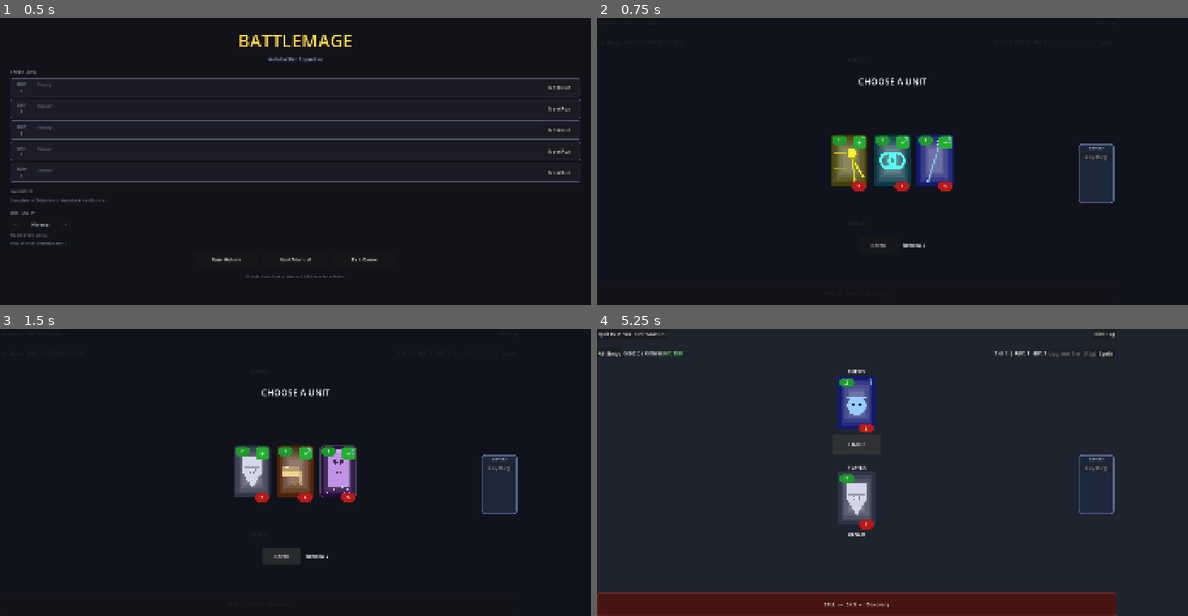
Above: before the commit, frames 1-4 (two rows, left to right).
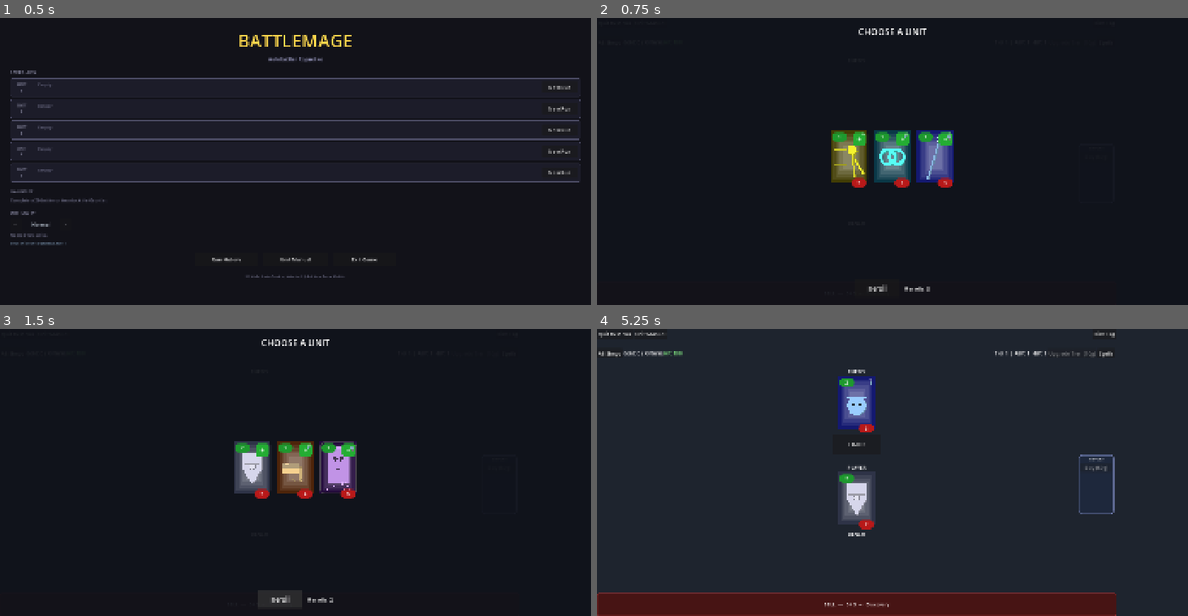
Above: after the commit, the same moments.

Repository: Jonahbyu/Battlemage
Game: Godot game, scene res://scenes/main_menu.tscn
The game is run twice, just before and just after one commit, with the same random seed, the same clock (stepped at 60 frames per second) and the same inputs.
Inputs:
- Up to frame 1 (0.5 s): no input
- Up to frame 2 (0.75 s): click "New Run" at 0.5 s
- Up to frame 3 (1.5 s): click "Reroll" at 1.25 s
- Up to frame 4 (5.25 s): click "Unit Manual" at 2 s; click "Hide Log" at 2.75 s; click "All Shops" at 3.5 s; click "Spells" at 4.25 s; click "+" at 5 s

Frame 1 is identical in both runs. In frame 2, 3.2% of the frame differs, in the area x 39-88%, y 3-96%; in frame 3, 3.5%; in frame 4, less than 0.1%.

Commit message:
Fix unit picker stuck in corner and scale UI for phones
- Discovery screen root had no anchor layout mode, so it collapsed to
  zero size and the cards rendered in the top-left corner with no
  backdrop. Give it a full-rect layout and force it in _ready.
- Cards now wrap in a scrollable HFlowContainer instead of one row, so
  up to 9 cards fit on narrow screens; bigger Reroll button.
- Card picks fire on tap release (not press) so dragging to scroll
  doesn't choose a card.
- Raise discovery overlay above the support slot panel.
- On mobile, pick a design resolution per orientation (720x1280
  portrait, 1280x620 landscape) instead of scaling the 1850x900 desktop
  layout, which rendered text at ~20% size on portrait phones.
- Rebuild docs/index.pck for the web build.

Co-Authored-By: Claude Opus 5.5 <noreply@anthropic.com>
Claude-Session: https://claude.ai/code/session_018Z11VFugXw4xZfCEp3Yp9g

Diff:
--- a/scenes/discovery_screen.tscn
+++ b/scenes/discovery_screen.tscn
@@ -6,54 +6,87 @@
 bg_color = Color(0.06, 0.07, 0.10, 0.93)
 
 [node name="DiscoveryScreen" type="Control"]
+layout_mode = 3
+anchors_preset = 15
 anchor_right = 1.0
 anchor_bottom = 1.0
+grow_horizontal = 2
+grow_vertical = 2
 visible = false
 z_index = 25
 script = ExtResource("1")
 
 [node name="Backdrop" type="Panel" parent="."]
+layout_mode = 1
+anchors_preset = 15
 anchor_right = 1.0
 anchor_bottom = 1.0
+grow_horizontal = 2
+grow_vertical = 2
 mouse_filter = 0
 theme_override_styles/panel = SubResource("StyleBoxFlat_bg")
 
-[node name="CenterVBox" type="VBoxContainer" parent="."]
-anchor_left = 0.1
-anchor_top = 0.2
-anchor_right = 0.9
-anchor_bottom = 0.82
-theme_override_constants/separation = 24
+[node name="Margin" type="MarginContainer" parent="."]
+layout_mode = 1
+anchors_preset = 15
+anchor_right = 1.0
+anchor_bottom = 1.0
+grow_horizontal = 2
+grow_vertical = 2
+mouse_filter = 2
+theme_override_constants/margin_left = 24
+theme_override_constants/margin_top = 24
+theme_override_constants/margin_right = 24
+theme_override_constants/margin_bottom = 24
+
+[node name="CenterVBox" type="VBoxContainer" parent="Margin"]
+layout_mode = 2
+theme_override_constants/separation = 16
 mouse_filter = 2
 
-[node name="TitleLabel" type="Label" parent="CenterVBox"]
+[node name="TitleLabel" type="Label" parent="Margin/CenterVBox"]
 layout_mode = 2
 text = "CHOOSE A UNIT"
 horizontal_alignment = 1
 theme_override_font_sizes/font_size = 28
 
-[node name="CardsContainer" type="HBoxContainer" parent="CenterVBox"]
+[node name="Scroll" type="ScrollContainer" parent="Margin/CenterVBox"]
+layout_mode = 2
+size_flags_vertical = 3
+horizontal_scroll_mode = 0
+mouse_filter = 1
+
+[node name="CenterBox" type="VBoxContainer" parent="Margin/CenterVBox/Scroll"]
 layout_mode = 2
 size_flags_horizontal = 3
 size_flags_vertical = 3
 alignment = 1
-theme_override_constants/separation = 20
 mouse_filter = 2
 
-[node name="BottomRow" type="HBoxContainer" parent="CenterVBox"]
+[node name="CardsContainer" type="HFlowContainer" parent="Margin/CenterVBox/Scroll/CenterBox"]
+layout_mode = 2
+size_flags_horizontal = 3
+alignment = 1
+theme_override_constants/h_separation = 20
+theme_override_constants/v_separation = 20
+mouse_filter = 2
+
+[node name="BottomRow" type="HBoxContainer" parent="Margin/CenterVBox"]
 layout_mode = 2
 alignment = 1
 theme_override_constants/separation = 16
 mouse_filter = 2
 
-[node name="RerollButton" type="Button" parent="CenterVBox/BottomRow"]
+[node name="RerollButton" type="Button" parent="Margin/CenterVBox/BottomRow"]
 layout_mode = 2
 text = "Reroll"
-custom_minimum_size = Vector2(120, 52)
+custom_minimum_size = Vector2(140, 56)
+theme_override_font_sizes/font_size = 20
 
-[node name="RerollsLabel" type="Label" parent="CenterVBox/BottomRow"]
+[node name="RerollsLabel" type="Label" parent="Margin/CenterVBox/BottomRow"]
 layout_mode = 2
 text = "Rerolls: 3"
 vertical_alignment = 1
+theme_override_font_sizes/font_size = 18
 
-[connection signal="pressed" from="CenterVBox/BottomRow/RerollButton" to="." method="_on_reroll_pressed"]
+[connection signal="pressed" from="Margin/CenterVBox/BottomRow/RerollButton" to="." method="_on_reroll_pressed"]
--- a/scripts/combat_arena.gd
+++ b/scripts/combat_arena.gd
@@ -440,7 +440,7 @@
 	}))
 
 	# Map screen (overlays combat arena for encounter selection).
-	# z_index=5 keeps it above normal UI but below discovery_screen (z=10),
+	# z_index=5 keeps it above normal UI but below discovery_screen (z=25),
 	# so a triple bonus pick is never hidden behind the map panel.
 	_map_screen = MapScreen.new()
 	_map_screen.z_index = 5
@@ -449,7 +449,8 @@
 	_map_screen.relic_selected.connect(_on_relic_selected)
 	_map_screen.rest_completed.connect(_on_rest_completed)
 	_map_screen.event_completed.connect(_on_event_completed)
-	discovery_screen.z_index = 10
+	# Above the support slot (z=20) so its backdrop covers the whole arena.
+	discovery_screen.z_index = 25
 
 	# Relics label in resource bar
 	_relics_label = Label.new()
--- a/scripts/discovery_screen.gd
+++ b/scripts/discovery_screen.gd
@@ -199,9 +199,20 @@
 var _current_tier: int = 1
 var _race_filter: int = RaceType.Race.NONE
 
-@onready var cards_container: HBoxContainer = $CenterVBox/CardsContainer
-@onready var reroll_button: Button = $CenterVBox/BottomRow/RerollButton
-@onready var rerolls_label: Label = $CenterVBox/BottomRow/RerollsLabel
+# Press position of the current tap; picks only fire on a release near it so
+# dragging to scroll the card list on touch screens doesn't choose a card.
+var _press_pos: Variant = null
+const TAP_SLOP := 16.0
+
+@onready var cards_container: HFlowContainer = $Margin/CenterVBox/Scroll/CenterBox/CardsContainer
+@onready var scroll: ScrollContainer = $Margin/CenterVBox/Scroll
+@onready var reroll_button: Button = $Margin/CenterVBox/BottomRow/RerollButton
+@onready var rerolls_label: Label = $Margin/CenterVBox/BottomRow/RerollsLabel
+
+
+func _ready() -> void:
+	# Fill the parent even when instanced into a scene that doesn't set layout.
+	set_anchors_and_offsets_preset(Control.PRESET_FULL_RECT)
 
 
 func activate(tier: int = 1, bonus_rerolls: int = 0) -> void:
@@ -224,6 +235,8 @@
 	for child in cards_container.get_children():
 		child.queue_free()
 
+	scroll.scroll_vertical = 0
+	_press_pos = null
 	var pool: Array = ALL_UNITS.filter(func(u): return u.tier <= _current_tier)
 	if _race_filter != RaceType.Race.NONE:
 		pool = pool.filter(func(u): return u.race == _race_filter)
@@ -253,13 +266,22 @@
 func _input(event: InputEvent) -> void:
 	if not visible:
 		return
-	if not (event is InputEventMouseButton and event.button_index == MOUSE_BUTTON_LEFT and event.pressed):
+	if not (event is InputEventMouseButton and event.button_index == MOUSE_BUTTON_LEFT):
+		return
+	if event.pressed:
+		_press_pos = event.global_position
+		return
+	if _press_pos == null or event.global_position.distance_to(_press_pos) > TAP_SLOP:
+		_press_pos = null
+		return
+	_press_pos = null
+	if not scroll.get_global_rect().has_point(event.global_position):
 		return
 	for child in cards_container.get_children():
 		var card := child as UnitCard
 		if card == null:
 			continue
-		if Rect2(card.global_position, card.size).has_point(event.global_position):
+		if card.get_global_rect().has_point(event.global_position):
 			visible = false
 			unit_chosen.emit(card.data)
 			return
--- a/scripts/platform.gd
+++ b/scripts/platform.gd
@@ -4,6 +4,13 @@
 var override_mode: int = 0
 
 const _SAVE_PATH := "user://ui_mode.json"
+
+# Design resolution the UI is scaled from. Desktop uses the project setting
+# (1850x900). On mobile that makes a portrait phone render everything at ~20%
+# size, so portrait uses a narrow base and landscape a shorter one instead.
+const _MOBILE_PORTRAIT_BASE := Vector2i(720, 1280)
+const _MOBILE_LANDSCAPE_BASE := Vector2i(1280, 620)
+var _desktop_base := Vector2i.ZERO
 
 func _ready() -> void:
 	if FileAccess.file_exists(_SAVE_PATH):
@@ -12,9 +19,23 @@
 			var data = JSON.parse_string(f.get_as_text())
 			if data is Dictionary:
 				override_mode = int(data.get("override", 0))
+	var window := get_tree().root
+	_desktop_base = window.content_scale_size
+	window.size_changed.connect(_apply_content_scale)
+	_apply_content_scale()
+
+func _apply_content_scale() -> void:
+	var window := get_tree().root
+	var target := _desktop_base
+	if is_mobile():
+		var win_size := DisplayServer.window_get_size()
+		target = _MOBILE_PORTRAIT_BASE if win_size.y > win_size.x else _MOBILE_LANDSCAPE_BASE
+	if window.content_scale_size != target:
+		window.content_scale_size = target
 
 func set_override(mode: int) -> void:
 	override_mode = mode
+	_apply_content_scale()
 	var f := FileAccess.open(_SAVE_PATH, FileAccess.WRITE)
 	if f != null:
 		f.store_string(JSON.stringify({"override": mode}))
Not shown, changed: docs/index.html
Not shown, changed: docs/index.pck
